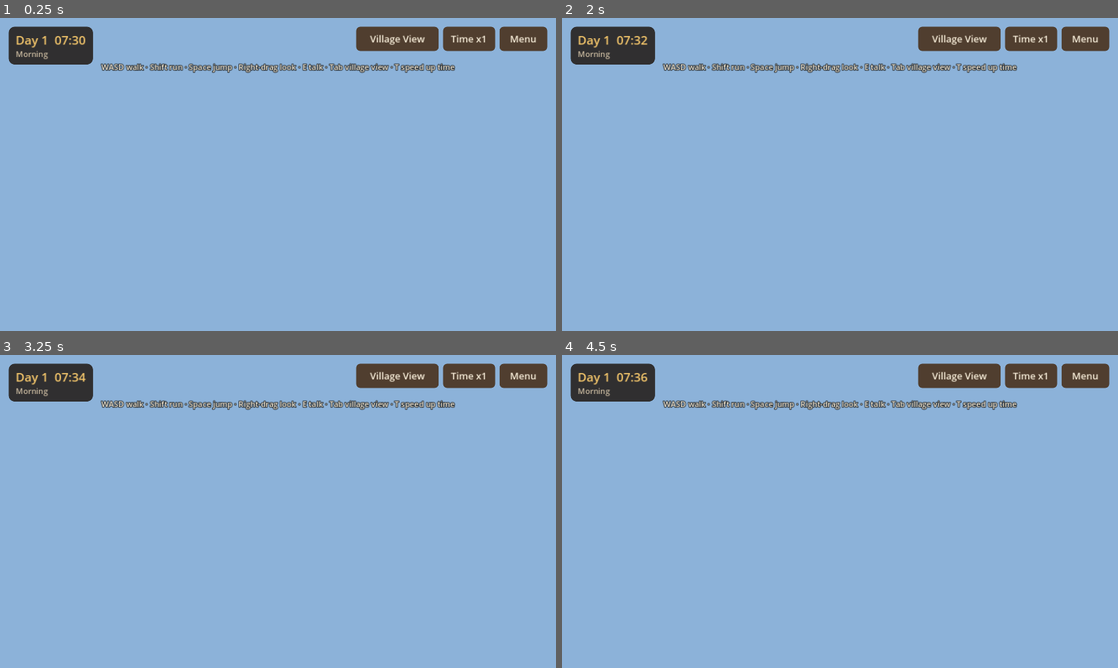
Above: before the commit, frames 1-4 (two rows, left to right).
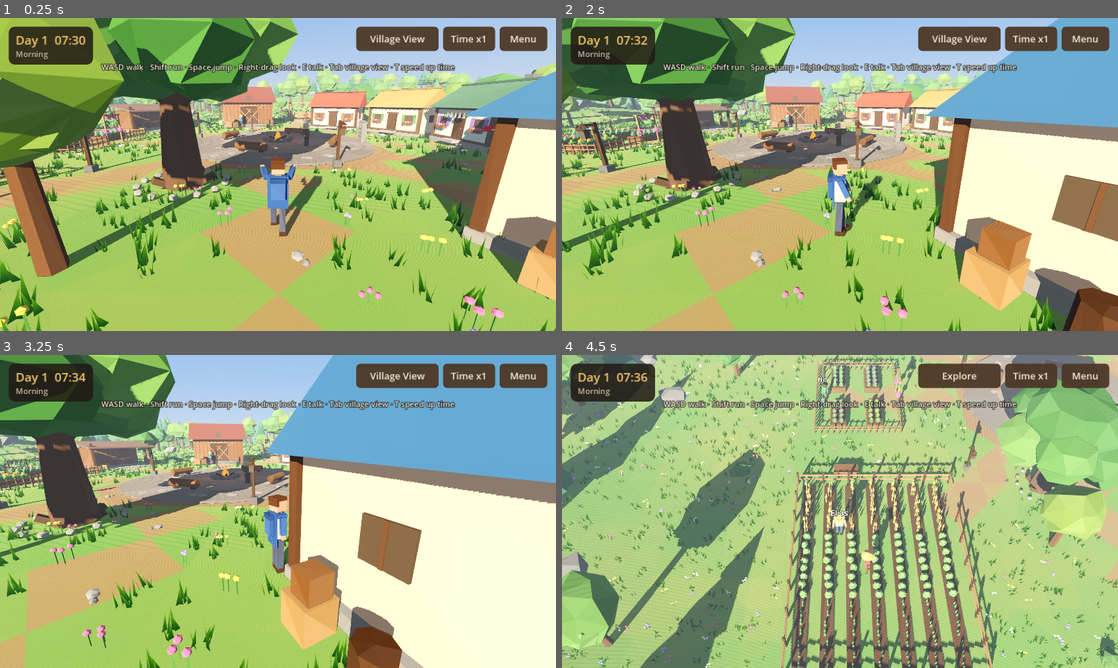
Above: after the commit, the same moments.

Repository: ollie81/THE-VILLAGE-THAT-REMEMBERS
Game: Godot game, scene res://scenes/main.tscn
Same seed, same stepped clock (60 frames per second), same inputs: the game is played once before the commit and once after it.
Inputs (mouse positions are in pixels of both pictures, inside the frame that each line leads up to):
- Up to frame 1 (0.25 s): no input
- Up to frame 2 (2 s): tap Enter at 0.5 s; move the mouse to (962, 158) at 0.52 s; hold D (move_right) 0.53-1.25 s; hold E (interact) 0.53-1.25 s; click (962, 158) at 0.67 s; tap Space (jump) at 0.77 s; drag from (728, 190) to (812, 237) at 1.27 s
- Up to frame 3 (3.25 s): move the mouse to (333, 442) at 2.02 s; hold D (move_right) 2.03-2.75 s; hold R (rotate_camera_right) 2.03-2.75 s; click (333, 442) at 2.17 s; drag from (250, 574) to (111, 464) at 2.77 s
- Up to frame 4 (4.5 s): move the mouse to (1006, 558) at 3.52 s; hold A (move_left) 3.53-4.25 s; hold Tab (toggle_camera) 3.53-4.25 s; click (1006, 558) at 3.67 s; tap Space (jump) at 3.77 s; drag from (673, 464) to (756, 433) at 4.27 s

The runs differ from the first frame. In frame 1, 95% of the frame differs, in the area x 0-100%, y 0-100%; in frame 2, 94%; in frame 3, 94%; in frame 4, 95%.
Error before the commit: Parse Error: Cannot infer the type of "orbit" variable because the value doesn't have a set type. (res://scripts/player/camera_rig.gd:164)

Commit message:
Fix Godot compile errors found by running the engine; tune visuals
Running the project in Godot 4.3 surfaced three type-inference errors
that static parsing missed (camera_rig, smoke_test). Also:
- smoke test waits for villagers to be indoors before testing morning
- softer daylight, less fog and sheen, darker plaza paving
- player now starts east of the meeting circle facing the village
- README: verified status, screenshots

Co-Authored-By: Claude Opus 5.5 <noreply@anthropic.com>
Claude-Session: https://claude.ai/code/session_01AZFWAJxznhMV4o9fnPfRHP

Diff:
--- a/scripts/player/camera_rig.gd
+++ b/scripts/player/camera_rig.gd
@@ -161,7 +161,7 @@
 		# Touch drags are handled by TouchControls; ignore their emulated mouse copies.
 		if motion.device == InputEvent.DEVICE_ID_EMULATION:
 			return
-		var orbit := _held_buttons.get(MOUSE_BUTTON_RIGHT, false) or _held_buttons.get(MOUSE_BUTTON_MIDDLE, false)
+		var orbit: bool = _held_buttons.get(MOUSE_BUTTON_RIGHT, false) or _held_buttons.get(MOUSE_BUTTON_MIDDLE, false)
 		if mode == GameManager.CameraMode.EXPLORATION:
 			if orbit:
 				InputRouter.add_look(motion.relative)
--- a/scripts/world/building_factory.gd
+++ b/scripts/world/building_factory.gd
@@ -470,8 +470,8 @@
 static func _build_plaza(kit: Kit, root: Node3D) -> void:
 	var m := kit.mesh
 	var r := VillageLayout.PLAZA_RADIUS
-	m.add_cylinder_at(Vector3(0, -0.58, 0), r, r, 0.62, 24, Color(0.6, 0.58, 0.53))
-	m.add_cylinder_at(Vector3(0, -0.58, 0), r * 0.62, r * 0.62, 0.645, 18, Color(0.66, 0.62, 0.55))
+	m.add_cylinder_at(Vector3(0, -0.58, 0), r, r, 0.62, 24, Color(0.5, 0.48, 0.44))
+	m.add_cylinder_at(Vector3(0, -0.58, 0), r * 0.62, r * 0.62, 0.645, 18, Color(0.56, 0.52, 0.46))
 	# Paving stones dotted over the surface.
 	for i in 36:
 		var angle := m.rng.randf() * TAU
--- a/scripts/world/day_night_cycle.gd
+++ b/scripts/world/day_night_cycle.gd
@@ -115,7 +115,7 @@
 	var colors := _sample_keyframes(hour)
 	sun.light_color = colors[2]
 	if sun_dir.y > -0.02:
-		sun.light_energy = sun_strength * 1.25
+		sun.light_energy = sun_strength * 1.05
 		_set_shadows(GameSettings.shadows_enabled() and sun_strength > 0.05)
 	else:
 		sun.light_energy = moon_strength * 0.3
@@ -141,9 +141,9 @@
 	sky_material.set_shader_parameter("star_intensity", night_factor)
 
 	environment.ambient_light_color = colors[3]
-	environment.ambient_light_energy = lerpf(1.0, 0.55, night_factor)
+	environment.ambient_light_energy = lerpf(0.62, 0.5, night_factor)
 	environment.fog_light_color = colors[4]
-	environment.fog_density = lerpf(0.0055, 0.009, night_factor)
+	environment.fog_density = lerpf(0.003, 0.008, night_factor)
 
 	var glow := Materials.window_glow()
 	glow.emission_energy_multiplier = night_factor * 2.4 + smoothstep(16.5, 19.0, hour) * (1.0 - night_factor) * 0.4
--- a/scripts/world/main.gd
+++ b/scripts/world/main.gd
@@ -9,8 +9,8 @@
 	"res://data/villagers/tomas.tres",
 	"res://data/villagers/sera.tres",
 ]
-## South of the meeting circle, on the garden path, facing north.
-const PLAYER_START := Vector3(0.0, 0.0, 10.5)
+## East of the meeting circle on the bridge path, facing west toward the homes.
+const PLAYER_START := Vector3(14.0, 0.0, 0.0)
 
 var navigation: VillageNavigation
 var day_night: DayNightCycle
@@ -48,7 +48,7 @@
 	player.position = player.spawn_point
 	add_child(player)
 	# Start facing the meeting circle.
-	player.model.rotation.y = PI
+	player.model.rotation.y = -PI * 0.5
 
 	camera_rig = CameraRig.new()
 	camera_rig.target = player
--- a/scripts/world/materials.gd
+++ b/scripts/world/materials.gd
@@ -15,7 +15,7 @@
 		# Vertex colours are authored as sRGB Color values.
 		material.vertex_color_is_srgb = true
 		material.roughness = 0.9
-		material.metallic_specular = 0.25
+		material.metallic_specular = 0.08
 		_cache["vertex_color"] = material
 	return _cache["vertex_color"]
 
--- a/tests/smoke_test.gd
+++ b/tests/smoke_test.gd
@@ -26,13 +26,13 @@
 	# 1. World content
 	_check(_main.get_node_or_null("World/TerrainMesh") != null, "terrain mesh exists")
 	_check(_main.get_node_or_null("World/TerrainBody") != null, "terrain collision exists")
-	var village := _main.get_node_or_null("World/Village")
+	var village: Node = _main.get_node_or_null("World/Village")
 	_check(village != null and village.get_child_count() >= 13, "village buildings exist (%d nodes)" % (village.get_child_count() if village else 0))
 	for id in ["HouseMara", "HouseElias", "HouseNia", "HouseTomas", "HouseSera", "Storage", "Workshop", "Garden", "Farm", "Plaza"]:
 		_check(village != null and village.get_node_or_null(id) != null, "building %s exists" % id)
 	_check(_main.get_node_or_null("World/River/Water") != null, "river water exists")
 	_check(_main.get_node_or_null("World/River/Bridge") != null, "bridge exists")
-	var nature := _main.get_node_or_null("World/Nature")
+	var nature: Node = _main.get_node_or_null("World/Nature")
 	_check(nature != null and nature.get_child_count() > 10, "nature batches spawned")
 
 	# 2. Villagers
@@ -108,7 +108,16 @@
 			asleep += 1
 	_check(asleep == 5, "everyone heads home at night (%d/5)" % asleep)
 
-	# 6. Villagers move during the day
+	# 6. Villagers come out and walk to work in the morning.
+	# Wait until everyone is actually indoors first (at most ~40 s of game).
+	for i in 2400:
+		var inside := 0
+		for villager in GameManager.villagers:
+			if villager.state == Villager.State.INSIDE:
+				inside += 1
+		if inside == 5:
+			break
+		await get_tree().physics_frame
 	WorldClock.set_time(9.0)
 	WorldClock.set_time_scale(0.0)
 	await _physics_frames(90)
Binary file added: docs/screenshots/dialogue.png
Binary file added: docs/screenshots/explore_morning.png
Binary file added: docs/screenshots/night.png
Binary file added: docs/screenshots/village_view.png
Not shown, added: icon.svg.import
